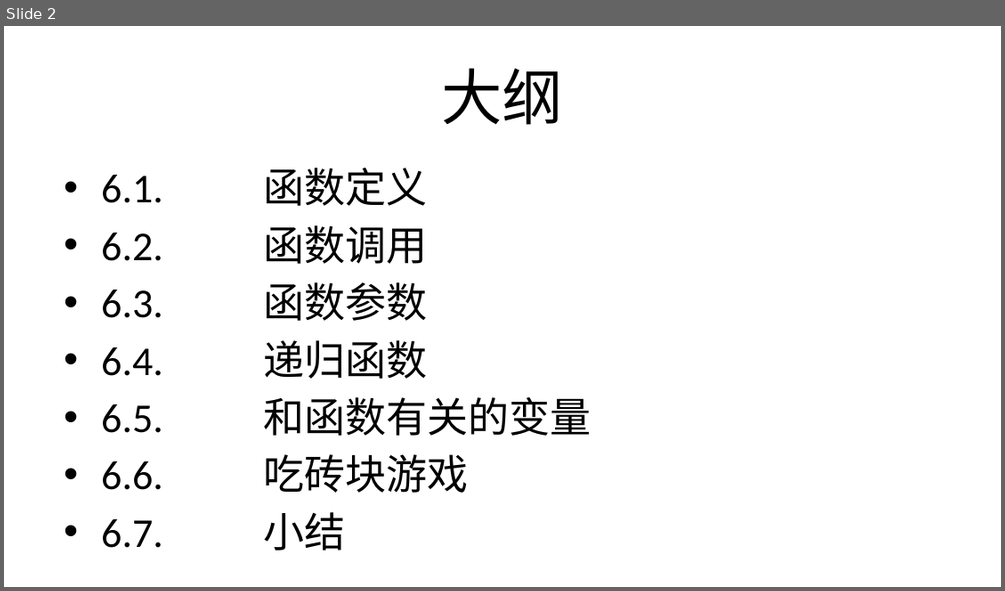
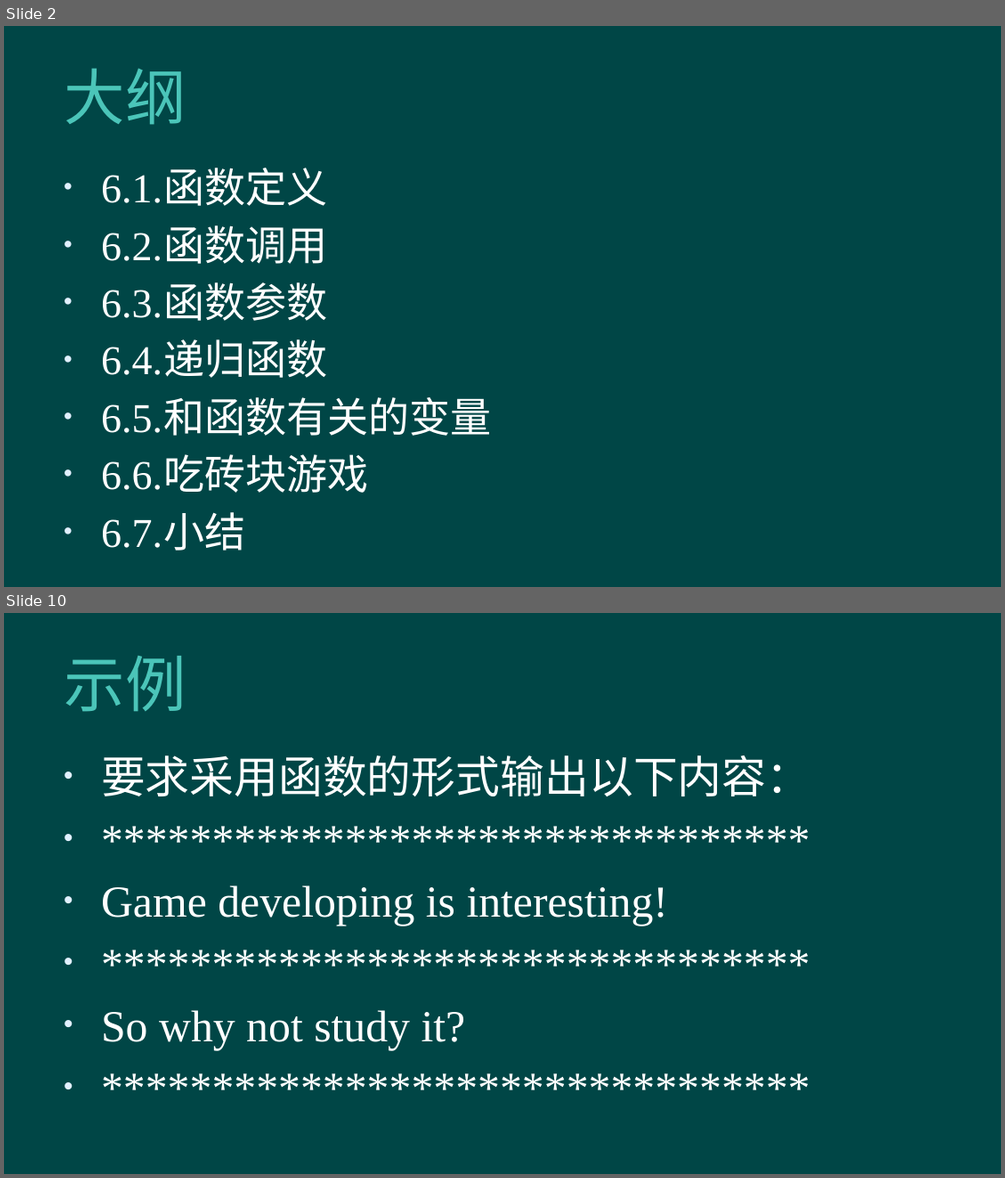
Before and after one commit to hanhonglei/Course_BasicGameProgramming, a slide deck: 第6章 函数及模块化程序设计/第6章 函数及模块化程序设计.pptx. Shown one above the other, each under a label of ours: slide 2 before the commit, slides 2 and 10 after it; the slides between them are not shown. The pictures are 1005x591 and 1005x1178 pixels, drawn with LibreOffice and Linux fonts; fonts in the diff are those of the drawing; background and template pictures are left out. Boxes give left, top, right and bottom in pixels: in the first picture for what was removed or moved away, otherwise in the second. Text is boxed around its words. In the diff, an @@ line names an element or a change of style, - is before the commit and + after.

```diff
--- a/第6章 函数及模块化程序设计/第6章 函数及模块化程序设计.pptx
+++ b/第6章 函数及模块化程序设计/第6章 函数及模块化程序设计.pptx
@@ slide 10 added at box(4, 613, 1001, 1174), background #004646 @@
@@ title added at box(64, 656, 186, 712), 44 pt, text #4BC5B9 @@
+示例
@@ text added at box(101, 755, 810, 1050), 32 pt, text #FFFFFF @@
+• 要求采用函数的形式输出以下内容：
+• ********************************
+• Game developing is interesting!
+• ********************************
+• So why not study it?
+• ********************************
@@ slide 2 changed as well @@
@@ background #FFFFFF to #004646 @@
@@ title "大纲" at box(64, 68, 186, 125): font Calibri to Lato, text colour #000000 to #4BC5B9, letter spacing 0 to 0.5 pt; alignment centre to left @@
@@ text "6.1. 函数定义" at box(101, 171, 491, 492): font Calibri to Times New Roman, text colour #000000 to #FFFFFF @@
```
Also in this commit, not shown: 1 other slide changed, 45 other slides added, 1 other file.
